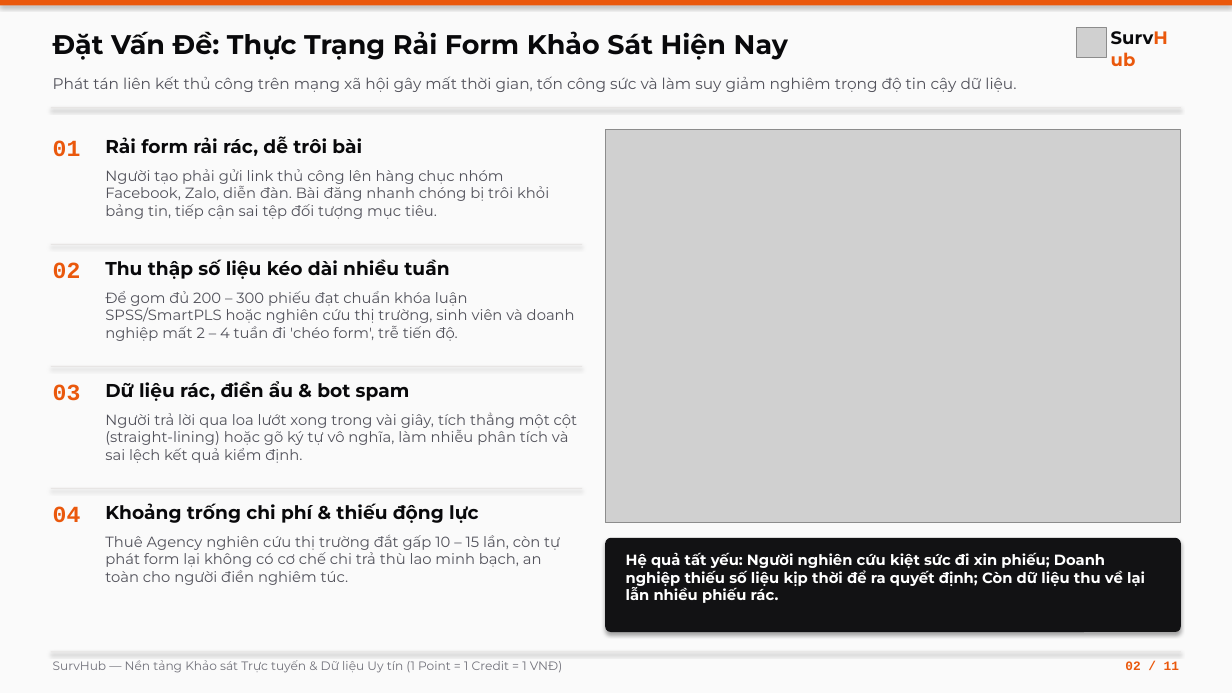
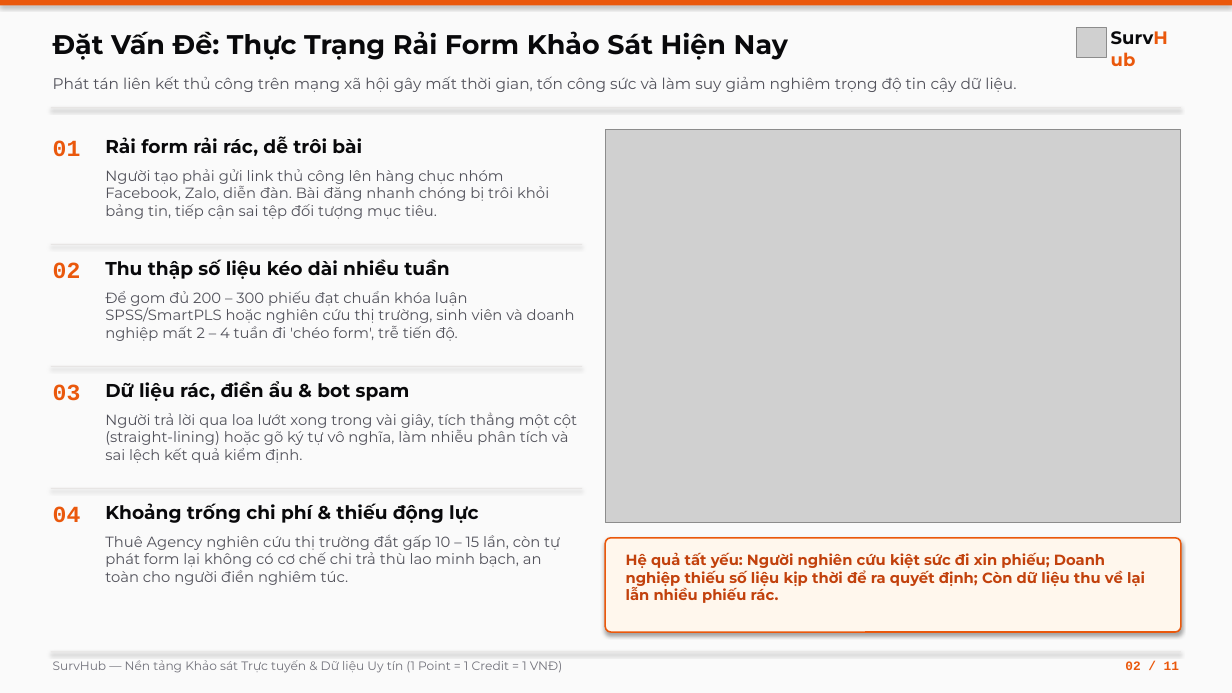
Before and after one commit to trungdzid3/Surv_Hub, a slide deck: slide 2 of docs/SurvHub_Presentation.pptx. Drawn at 1232x693 pixels with LibreOffice and Linux fonts; fonts in the diff are those of the drawing; grey boxes stand for pictures. Boxes give left, top, right and bottom in pixels: in the first picture for what was removed or moved away, otherwise in the second. Text is boxed around its words. In the diff, an @@ line names an element or a change of style, - is before the commit and + after.

Commit message:
style(presentation): unify all 11 slides and BMC to clean light theme

```diff
--- a/docs/SurvHub_Presentation.pptx
+++ b/docs/SurvHub_Presentation.pptx
@@ rounded rectangle at (605, 538, 1181, 632): fill #121214 to #FFF7ED; outline none to #EA580C 1.2 pt @@
@@ text "Hệ quả tất yếu: Người ..." at (626, 552, 1145, 603): text colour #FFFFFF to #C2410C @@
```
Also in this commit, not shown: 8 other slides changed, 3 other files.
